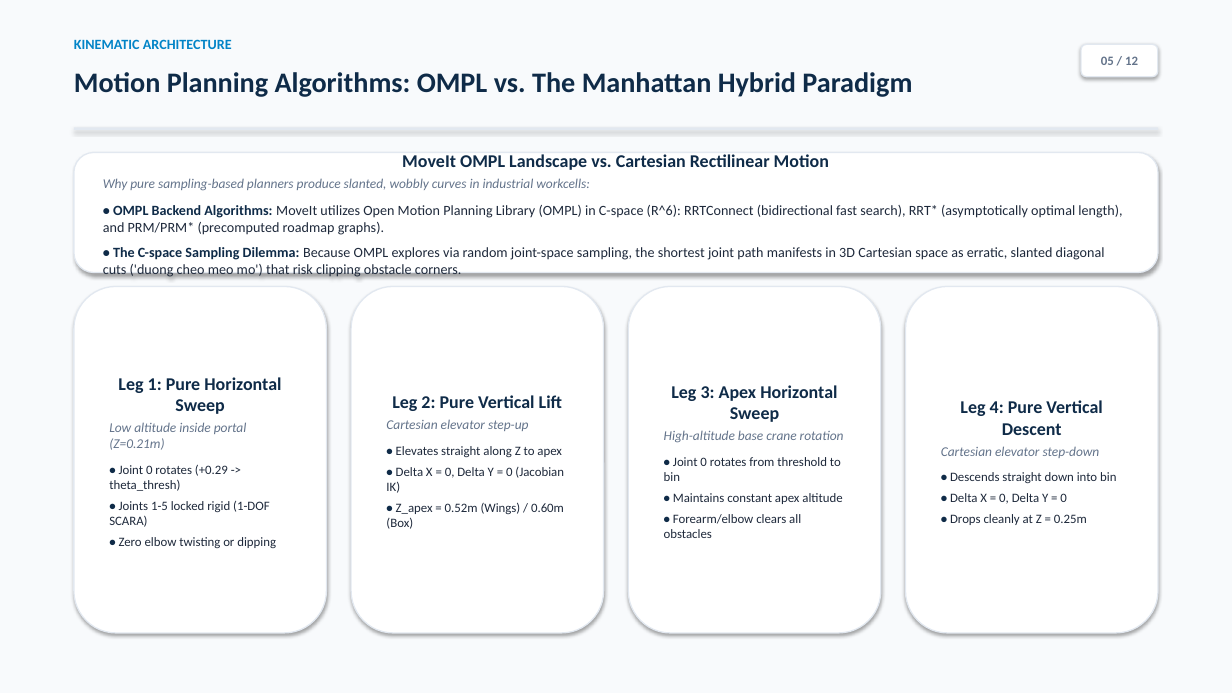
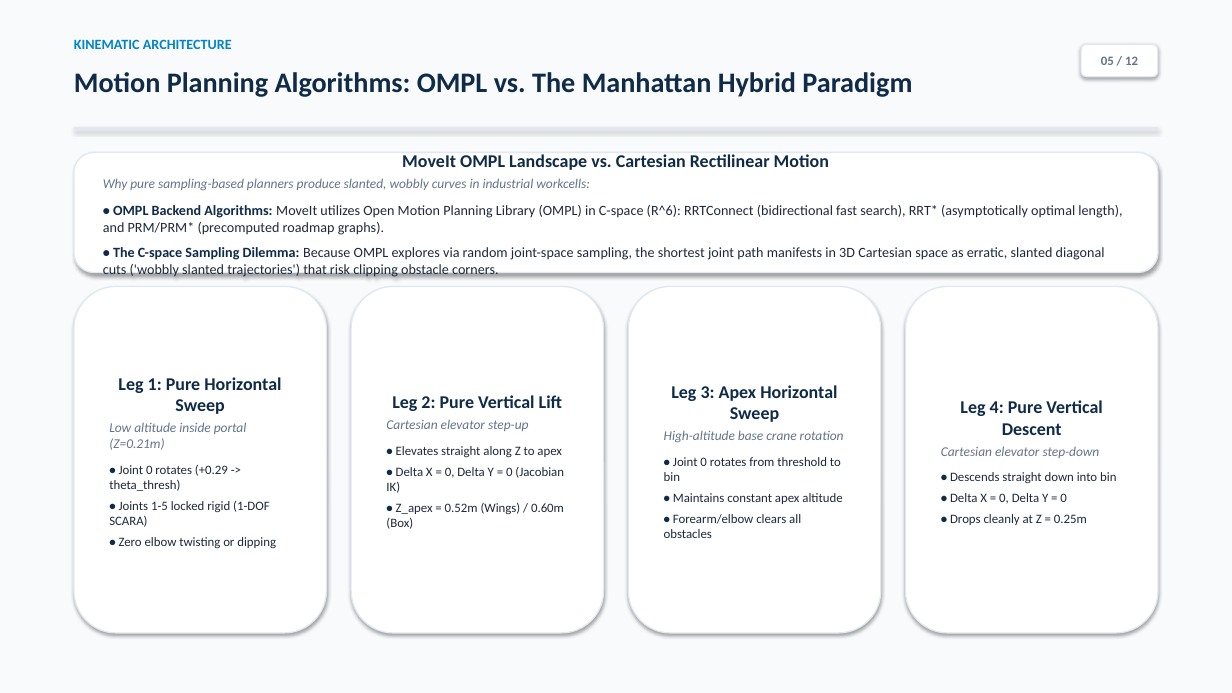
Before and after one commit to Aqikop/VGU26-Project-UC8, a slide deck: slide 5 of docs/week06/UC8_Week06_Presentation.pptx. Drawn at 1232x693 pixels with LibreOffice and Linux fonts; fonts in the diff are those of the drawing. Boxes give left, top, right and bottom in pixels: in the first picture for what was removed or moved away, otherwise in the second. Text is boxed around its words. In the diff, an @@ line names an element or a change of style, - is before the commit and + after.

```diff
--- a/docs/week06/UC8_Week06_Presentation.pptx
+++ b/docs/week06/UC8_Week06_Presentation.pptx
@@ text in rounded rectangle at box(103, 247, 1105, 277): text changed @@
-• The C-space Sampling Dilemma: Because OMPL explores via random joint-space sampling, the shortest joint path manifests in 3D Cartesian space as erratic, slanted diagonal cuts ('duong cheo meo mo') that risk clipping obstacle corners.
+• The C-space Sampling Dilemma: Because OMPL explores via random joint-space sampling, the shortest joint path manifests in 3D Cartesian space as erratic, slanted diagonal cuts ('wobbly slanted trajectories') that risk clipping obstacle corners.
```
Also in this commit, not shown: 1 other slide changed, 4 other files.
